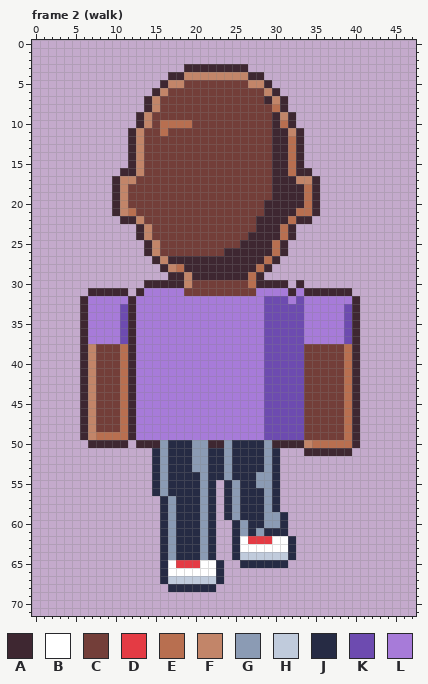
Pixel-art file, stored at art/road/walker-mr-b.aseprite. Above is the file before it was changed.
48x72 pixels, 28 frames. Shown: frame 2 (walk). The commit also changed other frames, which this record leaves out.
Palette (. is transparent): A #3e2731  B #ffffff  C #733e39  D #e43b44  E #b86f50  F #c28569  G #8b9bb4  H #c0cbdc  J #262b44  K #6d4bb0  L #a77bd9
Pixels before, frame 2 (walk) (only the part around the change), first column x 0:
36 ......ALLLLKALLLL
37 ......ALLLLKALLLL
38 ......AFCCCEALLLL
39 ......AFCCCEALLLL
40 ......AFCCCEALLLL
41 ......AFCCCEALLLL
42 ......AFCCCEALLLL
43 ......AFCCCEALLLL
44 ......AFCCCEALLLL
45 ......AFCCCEALLLL
46 ......AFCCCEALLLL
47 ......AFCCCEALLLL
48 ......AFCCCEALLLL
49 ......AFEEEEALLLL
50 .......AAAAA.AAAG
51 ...............JG
52 ...............JG
53 ...............JG
54 ...............JG
55 ...............JG
56 ...............JG
57 ................J
58 ................J
59 ................J
60 ................J
Now the later version:
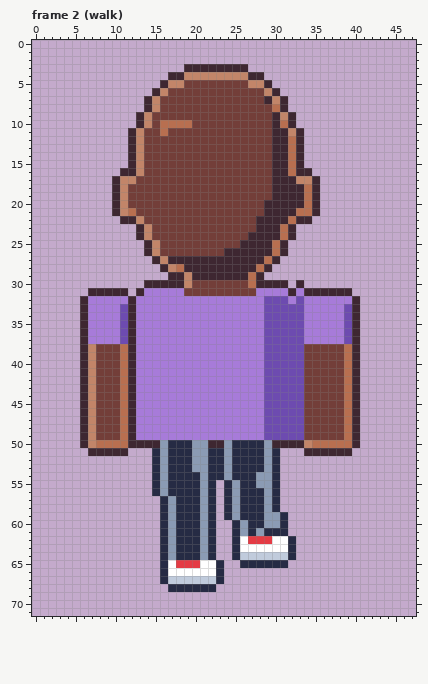
What changed:
Frame 2 (walk):
Colour A is added in row 50 at x 6 and 12; in row 51 at x 7 to 11.
Colour C replaces colour E in row 49 at x 8 to 10.
Colour E replaces colour A in row 50 at x 8 to 11.
Colour F replaces colour A in row 50 at x 7.
Changed places in both pictures, as pixel boxes (x1, y1, x2, y2):
changed: (80, 432, 136, 456)
